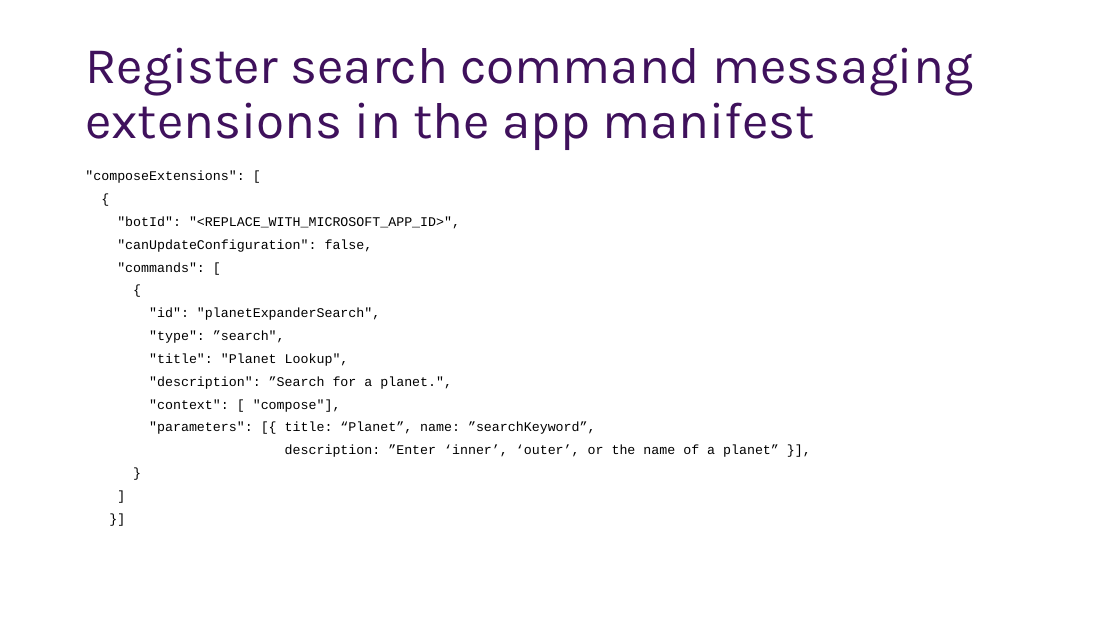
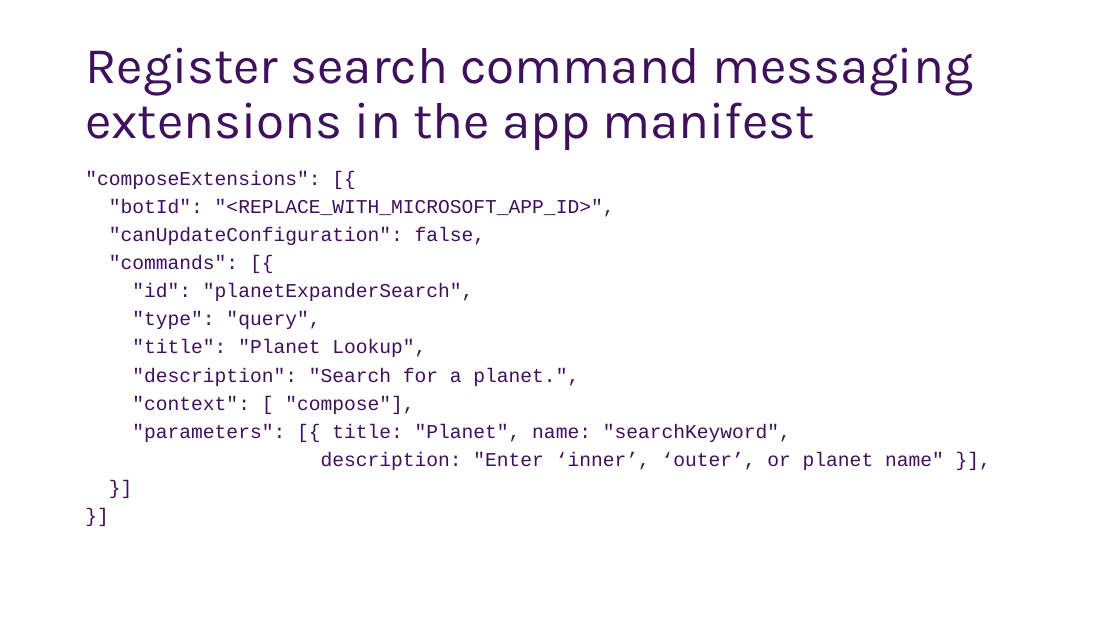
Before and after one commit to OfficeDev/TrainingContent, a slide deck: slide 16 of Teams/20 Messaging Extensions/slides.pptx. Drawn at 1120x630 pixels with LibreOffice and Linux fonts; fonts in the diff are those of the drawing; background and template pictures are left out. Boxes give left, top, right and bottom in pixels: in the first picture for what was removed or moved away, otherwise in the second. Text is boxed around its words. In the diff, an @@ line names an element or a change of style, - is before the commit and + after.

```diff
--- a/Teams/20 Messaging Extensions/slides.pptx
+++ b/Teams/20 Messaging Extensions/slides.pptx
@@ text at box(85, 171, 944, 470): paragraph added @@
+}]
@@ text at box(85, 171, 320, 189): text changed; size 11.4 to 16.8 pt; text colour #000000 to #3F115C @@
-"composeExtensions": [
-{
+"composeExtensions": [{
@@ text at box(109, 199, 615, 414): size 11.4 to 16.8 pt, text colour #000000 to #3F115C in ""botId": "<REPLACE_WITH_MICROSOFT_APP_ID>",", ""canUpdateConfiguration": false,", ""id": "planetExpanderSearch",", ""title": "Planet Lookup"," and 2 more places @@
@@ text at box(109, 255, 238, 270): text changed; size 11.4 to 16.8 pt; text colour #000000 to #3F115C @@
-"commands": [
-{
+"commands": [{
@@ text at box(132, 311, 320, 329): text changed; size 11.4 to 16.8 pt; text colour #000000 to #3F115C @@
-"type": ”search",
+"type": "query",
@@ text at box(132, 368, 579, 386): text changed; size 11.4 to 16.8 pt; text colour #000000 to #3F115C @@
-"description": ”Search for a planet.",
+"description": "Search for a planet.",
@@ text at box(132, 424, 944, 470): text changed; size 11.4 to 16.8 pt; text colour #000000 to #3F115C @@
-"parameters": [{ title: “Planet”, name: ”searchKeyword”,
-description: ”Enter ‘inner’, ‘outer’, or the name of a planet” }],
-}
-]
+"parameters": [{ title: "Planet", name: "searchKeyword",
+description: "Enter ‘inner’, ‘outer’, or planet name" }],
```
Also in this commit, not shown: 7 other slides changed, 31 other files.
